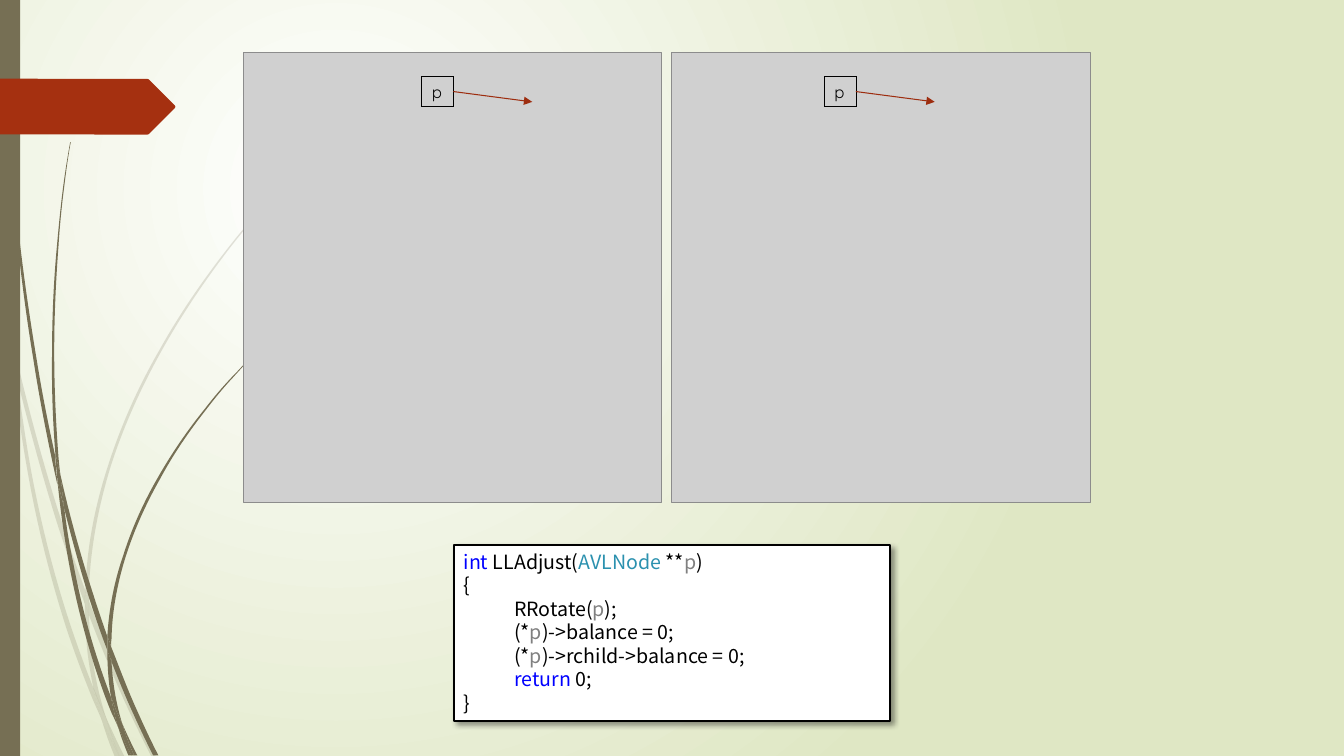
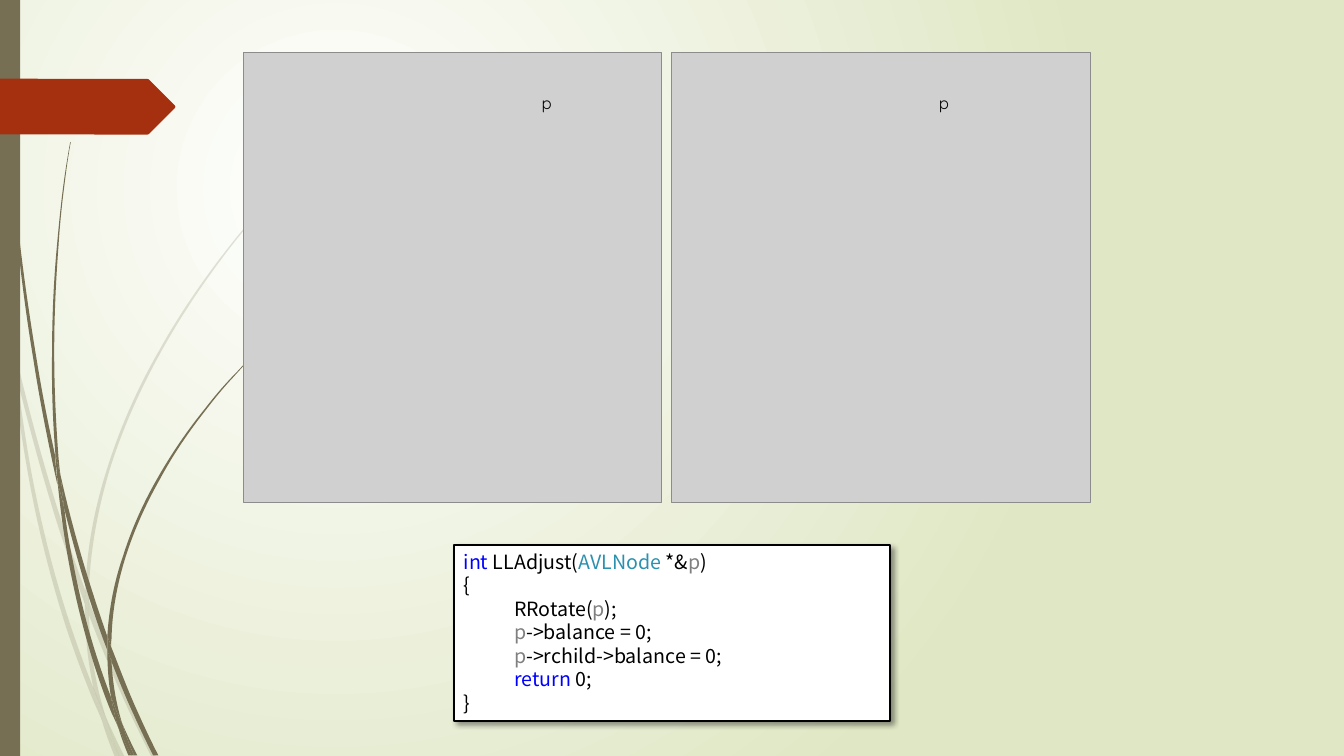
Before and after one commit to TeacherPeng/Datastruct, a slide deck: slide 36 of 教案/第08章 集合与查找.pptx. Drawn at 1344x756 pixels with LibreOffice and Linux fonts; fonts in the diff are those of the drawing; grey boxes stand for pictures. Boxes give left, top, right and bottom in pixels: in the first picture for what was removed or moved away, otherwise in the second. Text is boxed around its words. In the diff, an @@ line names an element or a change of style, - is before the commit and + after.

```diff
--- a/教案/第08章 集合与查找.pptx
+++ b/教案/第08章 集合与查找.pptx
@@ text "p" at (542,100,552,113): outline #000000 0.75 pt to none @@
@@ text "p": place and size @@
-text "p" at (422,77,455,107)
+text "p" at (542,100,552,113)
@@ text "p": place and size @@
-text "p" at (825,77,857,107)
+text "p" at (939,100,949,113)
@@ text "p" at (939,100,949,113): outline #000000 0.75 pt to none @@
@@ arrow removed from (454, 92) to (532, 102) @@
@@ arrow removed from (856, 92) to (935, 102) @@
@@ text in rectangle at (464,553,707,574): text changed @@
-int LLAdjust(AVLNode **p)
+int LLAdjust(AVLNode *&p)
@@ text in rectangle at (514,619,722,668): text changed @@
-  (*p)->balance = 0;
-  (*p)->rchild->balance = 0;
+  p->balance = 0;
+  p->rchild->balance = 0;
```
Also in this commit, not shown: 8 other slides changed, 1 other file.
